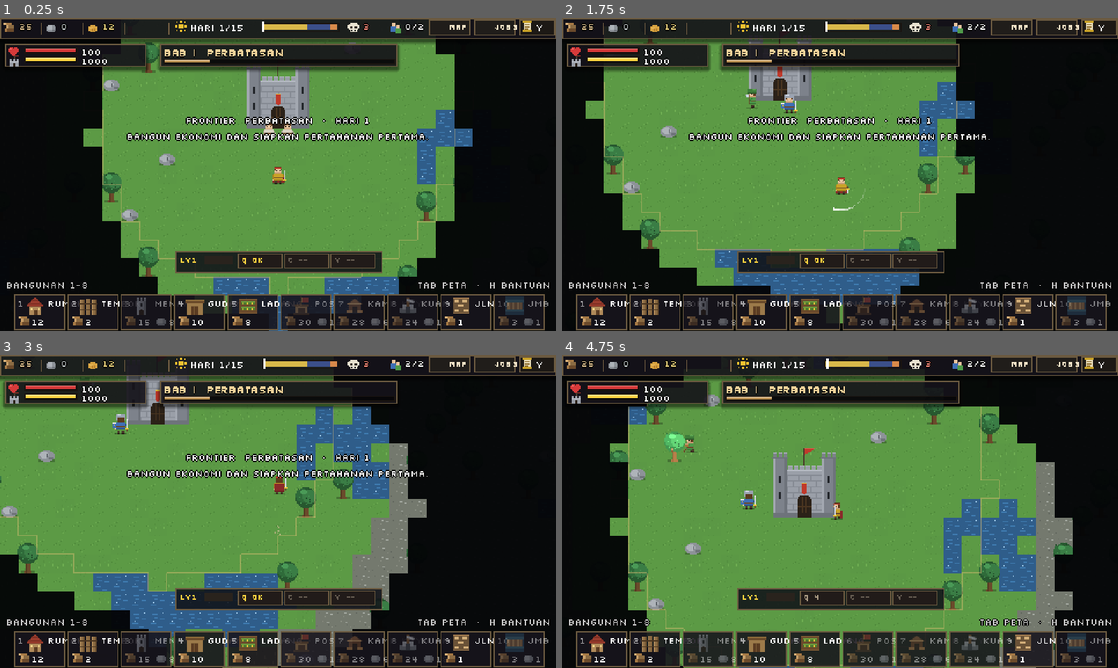
Above: before the commit, frames 1-4 (two rows, left to right).
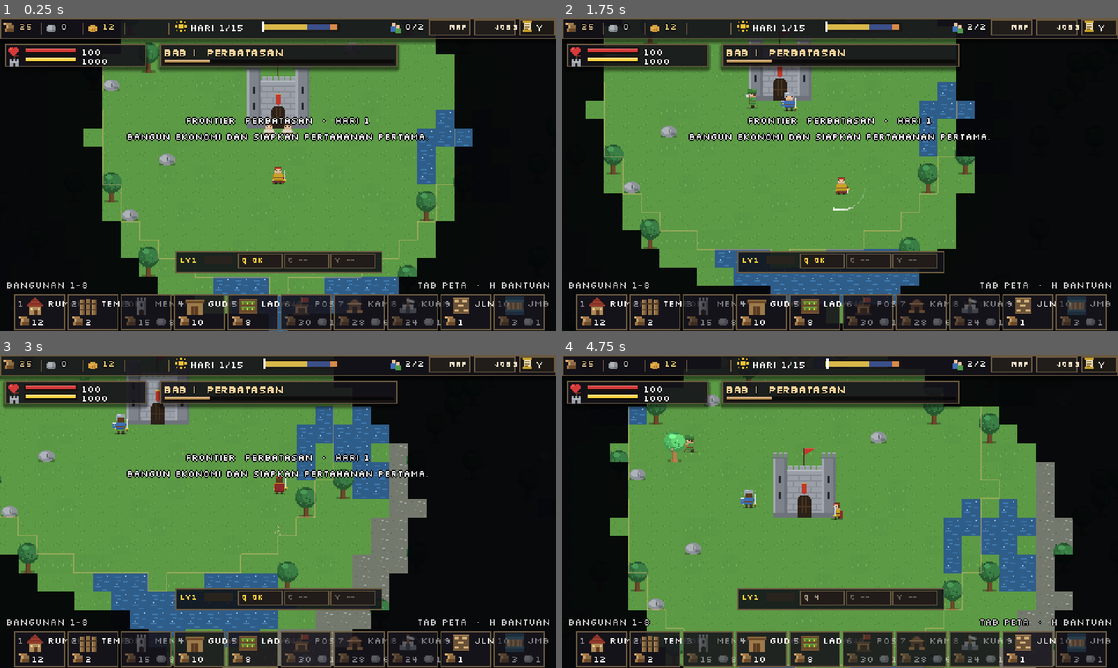
Above: after the commit, the same moments.

Repository: shimleabyte/hold-the-keep
Game: Godot game, scene res://scenes/main.tscn
Two runs of this game, one before a commit and one after it. Both use one fixed random seed, a clock stepped at 60 frames per second and the inputs below.
Inputs (mouse positions are in pixels of both pictures, inside the frame that each line leads up to):
- Up to frame 1 (0.25 s): no input
- Up to frame 2 (1.75 s): tap Enter at 0.5 s; move the mouse to (962, 158) at 0.52 s; hold D (move_right) 0.53-1.28 s; hold F (attack) 0.53-1.28 s; click (962, 158) at 0.67 s; tap Space at 0.77, 1.52 s; tap R at 0.8, 1.35 s; move the mouse to (728, 190) at 1.27 s; hold S (move_down) from 1.28 s (still down); tap F (attack) at 1.55 s
- Up to frame 3 (3 s): move the mouse to (333, 442) at 2.02 s; release S (move_down) at 2.03 s; hold D (move_right) 2.03-2.78 s; tap C (ability_cleave) at 2.1 s; tap R at 2.3 s; move the mouse to (250, 574) at 2.77 s; hold W (move_up) from 2.78 s (still down); tap Q (ability_dash) at 2.85 s; click (250, 574) at 2.92 s
- Up to frame 4 (4.75 s): tap Space at 3.02, 3.77, 4.52 s; tap F (attack) at 3.05, 4.35 s; move the mouse to (1006, 558) at 3.52 s; release W (move_up) at 3.53 s; hold A (move_left) from 3.53 s (still down); tap V (ability_rally) at 3.6 s; tap R at 3.8 s; move the mouse to (673, 464) at 4.27 s

The runs differ from the first frame. In frame 1, less than 0.1% of the frame differs, in the area x 62-67%, y 1-5%; in frame 2, 0.2%, in the area x 39-67%, y 1-31%; in frame 3, less than 0.1%; in frame 4, 0.1%.
Error after the commit: Parse Error: Identifier "saboteur_nav" not declared in the current scope. (res://scripts/entities/enemy.gd:330)

Commit message:
Extract Scout marking and faction target behavior component

Diff:
--- /dev/null
+++ b/scripts/behaviors/scout_behavior.gd
@@ -0,0 +1,179 @@
+extends RefCounted
+## Scout target acquisition, telegraphed marking, faction-only sharing and expiry policy.
+
+const ENEMY_TARGETING := preload("res://scripts/systems/enemy_targeting.gd")
+
+var actor
+
+var mark_range := 142.0
+var preferred_range := 96.0
+var windup_duration := 0.68
+var mark_duration := 5.4
+var mark_cooldown_duration := 8.4
+var share_radius := 190.0
+
+var windup_timer := 0.0
+var windup_target: Node2D
+var mark_target: Node2D
+var mark_timer := 0.0
+var mark_cooldown := 0.0
+
+
+func configure(owner, data: Dictionary) -> void:
+    actor = owner
+    mark_range = clampf(float(data.get("scout_mark_range", 142.0)), 80.0, 190.0)
+    preferred_range = clampf(float(data.get("scout_preferred_range", 96.0)), 56.0, 140.0)
+    windup_duration = clampf(float(data.get("scout_windup", 0.68)), 0.25, 1.5)
+    mark_duration = clampf(float(data.get("scout_mark_duration", 5.4)), 2.5, 10.0)
+    mark_cooldown_duration = clampf(float(data.get("scout_mark_cooldown", 8.4)), 4.0, 18.0)
+    share_radius = clampf(float(data.get("scout_share_radius", 190.0)), 80.0, 280.0)
+    reset()
+
+
+func reset() -> void:
+    windup_timer = 0.0
+    windup_target = null
+    mark_target = null
+    mark_timer = 0.0
+    mark_cooldown = 0.0
+
+
+func advance_timers(delta: float) -> void:
+    mark_timer = maxf(0.0, mark_timer - delta)
+    mark_cooldown = maxf(0.0, mark_cooldown - delta)
+    if mark_timer <= 0.0 or not is_instance_valid(mark_target):
+        mark_timer = 0.0
+        mark_target = null
+
+
+func nearest_target() -> Node2D:
+    var candidates: Array = actor.get_tree().get_nodes_in_group("defenders")
+    if actor.player != null and is_instance_valid(actor.player):
+        candidates.append(actor.player)
+    var leash_center: Vector2 = actor.guard_origin if actor.is_garrison else Vector2.ZERO
+    var leash_radius := 175.0 if actor.is_garrison else 0.0
+    return ENEMY_TARGETING.nearest(actor, candidates, mark_range, leash_center, leash_radius)
+
+
+func tick(delta: float) -> void:
+    if windup_timer > 0.0:
+        var pending_target: Node2D = windup_target
+        if pending_target == null or not is_instance_valid(pending_target) or not pending_target.visible or actor.position.distance_to(pending_target.position) > mark_range + 24.0:
+            windup_timer = 0.0
+            windup_target = null
+            mark_cooldown = minf(mark_cooldown, 0.8)
+            actor.queue_redraw()
+        else:
+            var windup_direction: Vector2 = pending_target.position - actor.position
+            if windup_direction.length_squared() > 0.01:
+                actor.anim.face(windup_direction)
+            actor._moving = false
+            windup_timer = maxf(0.0, windup_timer - delta)
+            if windup_timer <= 0.0:
+                _release_mark(pending_target)
+            actor.queue_redraw()
+            return
+
+    var target: Node2D = null
+    if mark_timer > 0.0 and is_instance_valid(mark_target):
+        target = mark_target
+    else:
+        target = nearest_target()
+
+    if target == null:
+        if actor.is_garrison:
+            if actor.position.distance_to(actor.guard_origin) > 16.0:
+                actor._move_toward(actor.guard_origin, delta)
+        else:
+            actor._tick_flow(delta)
+        return
+
+    var to_target: Vector2 = target.position - actor.position
+    var distance: float = to_target.length()
+    var direction: Vector2 = to_target.normalized() if distance > 0.01 else Vector2.DOWN
+
+    if mark_timer <= 0.0 and mark_cooldown <= 0.0 and distance <= mark_range:
+        windup_target = target
+        windup_timer = windup_duration
+        actor.anim.face(direction)
+        Events.fx_burst.emit("dust", actor.position + Vector2(0, -3), -direction, 0.65)
+        actor.queue_redraw()
+        return
+
+    if distance < preferred_range - 14.0:
+        actor._move_toward(actor.position - direction * 36.0, delta)
+    elif distance > preferred_range + 18.0:
+        actor._move_toward(target.position - direction * preferred_range, delta)
+    else:
+        actor._moving = false
+
+
+func _release_mark(target: Node2D) -> void:
+    if target == null or not is_instance_valid(target) or not target.visible:
+        windup_timer = 0.0
+        windup_target = null
+        return
+    windup_timer = 0.0
+    windup_target = null
+    mark_target = target
+    mark_timer = mark_duration
+    mark_cooldown = mark_cooldown_duration
+    var rally_position: Vector2 = target.global_position + Vector2(0, -8)
+    Events.fx_burst.emit("rally", rally_position, Vector2.ZERO, 1.0)
+
+    for ally in actor.get_tree().get_nodes_in_group("enemies"):
+        if ally == actor or not is_instance_valid(ally) or not (ally is Node2D):
+            continue
+        var enemy_ally := ally as Node2D
+        if String(enemy_ally.get("faction_id")) != String(actor.faction_id):
+            continue
+        if actor.global_position.distance_to(enemy_ally.global_position) > share_radius:
+            continue
+        if enemy_ally.has_method("apply_scout_mark"):
+            enemy_ally.apply_scout_mark(target, mark_duration)
+    actor.queue_redraw()
+
+
+func apply_mark(target: Node2D, duration: float) -> void:
+    if target == null or not is_instance_valid(target) or not target.visible or duration <= 0.0:
+        return
+    if mark_timer > 0.0 and is_instance_valid(mark_target) and mark_target != target:
+        return
+    mark_target = target
+    mark_timer = maxf(mark_timer, minf(duration, 10.0))
+    actor.queue_redraw()
+
+
+func valid_mark(max_distance: float) -> Node2D:
+    if mark_timer <= 0.0 or mark_target == null or not is_instance_valid(mark_target):
+        return null
+    if not mark_target.visible:
+        return null
+    if actor.position.distance_to(mark_target.position) > max_distance:
+        return null
+    if actor.is_garrison and mark_target.position.distance_to(actor.guard_origin) > 175.0:
+        return null
+    return mark_target
+
+
+func interrupt() -> void:
+    if windup_timer <= 0.0:
+        return
+    windup_timer = 0.0
+    windup_target = null
+    mark_cooldown = maxf(mark_cooldown, 1.2)
+    actor.queue_redraw()
+
+
+func draw_telegraph(canvas: CanvasItem, frame_height: int, scout_color: Color) -> void:
+    canvas.draw_line(Vector2(-4, -15), Vector2(0, -19), scout_color, 1.5)
+    canvas.draw_line(Vector2(0, -19), Vector2(4, -15), scout_color, 1.5)
+    var marker_target: Node2D = windup_target if windup_timer > 0.0 else mark_target
+    if marker_target == null or not is_instance_valid(marker_target):
+        return
+    var marker_center: Vector2 = marker_target.global_position - actor.global_position + Vector2(0, -8)
+    var marker_color := Color("#efca78") if windup_timer > 0.0 else Color("#d99b45")
+    canvas.draw_line(Vector2(0, -frame_height - 5), marker_center, marker_color, 1.0)
+    canvas.draw_arc(marker_center, 10.0, 0.0, TAU, 12, marker_color, 1.5)
+    if windup_timer > 0.0:
+        canvas.draw_arc(Vector2(0, -frame_height - 8), 5.0, 0.0, TAU, 8, Color("#efca78"), 1.5)
--- a/scripts/entities/enemy.gd
+++ b/scripts/entities/enemy.gd
@@ -9,6 +9,7 @@
 const ENEMY_SUPPORT := preload("res://scripts/systems/enemy_support.gd")
 const BeastRiderBehavior := preload("res://scripts/behaviors/beast_rider_behavior.gd")
 const ShieldbearerBehavior := preload("res://scripts/behaviors/shieldbearer_behavior.gd")
+const ScoutBehavior := preload("res://scripts/behaviors/scout_behavior.gd")
 const TEXTURES := {
     "bandit": preload("res://assets/sprites/enemy_bandit.svg"),
     "wolf": preload("res://assets/sprites/enemy_wolf.svg"),
@@ -107,12 +108,7 @@
 var stagger_resistance := 0.0
 var structure_damage_mult := 1.0
 var shield_behavior = ShieldbearerBehavior.new()
-var scout_mark_range := 142.0
-var scout_preferred_range := 96.0
-var scout_windup_duration := 0.68
-var scout_mark_duration := 5.4
-var scout_mark_cooldown_duration := 8.4
-var scout_share_radius := 190.0
+var scout_behavior = ScoutBehavior.new()
 var saboteur_scan_range := 460.0
 var saboteur_scan_interval := 1.25
 var saboteur_windup_duration := 0.85
@@ -143,12 +139,6 @@
 var _pounce_windup_t := 0.0
 var _pounce_t := 0.0
 var _pounce_dir := Vector2.ZERO
-var _scout_windup_t := 0.0
-var _scout_windup_target: Node2D
-var _scout_mark_target: Node2D
-var _scout_mark_t := 0.0
-var _scout_mark_cd := 0.0
-var saboteur_nav
 var _saboteur_target: Node2D
 var _saboteur_scan_t := 0.0
 var _saboteur_scan_cursor := 0
@@ -202,12 +192,6 @@
     armor = clampf(float(data.get("armor", 0.0)), 0.0, 0.8)
     stagger_resistance = clampf(float(data.get("stagger_resistance", 0.0)), 0.0, 0.9)
     structure_damage_mult = maxf(1.0, float(data.get("structure_damage_mult", 1.0)))
-    scout_mark_range = clampf(float(data.get("scout_mark_range", 142.0)), 80.0, 190.0)
-    scout_preferred_range = clampf(float(data.get("scout_preferred_range", 96.0)), 56.0, 140.0)
-    scout_windup_duration = clampf(float(data.get("scout_windup", 0.68)), 0.25, 1.5)
-    scout_mark_duration = clampf(float(data.get("scout_mark_duration", 5.4)), 2.5, 10.0)
-    scout_mark_cooldown_duration = clampf(float(data.get("scout_mark_cooldown", 8.4)), 4.0, 18.0)
-    scout_share_radius = clampf(float(data.get("scout_share_radius", 190.0)), 80.0, 280.0)
     saboteur_scan_range = clampf(float(data.get("saboteur_scan_range", 460.0)), 160.0, 720.0)
     saboteur_scan_interval = clampf(float(data.get("saboteur_scan_interval", 1.25)), 0.4, 4.0)
     saboteur_windup_duration = clampf(float(data.get("saboteur_windup", 0.85)), 0.35, 1.8)
@@ -237,11 +221,6 @@
     _saboteur_path_index = 0
     _saboteur_path_version = -1
     _saboteur_repath_t = 0.0
-    _scout_windup_t = 0.0
-    _scout_windup_target = null
-    _scout_mark_target = null
-    _scout_mark_t = 0.0
-    _scout_mark_cd = 0.0
     is_patrol = false
     is_supply_raider = false
     is_faction_raider = false
@@ -275,6 +254,7 @@
     player = player_ref
     beast_behavior.configure(self, data)
     shield_behavior.configure(self, data, SHIELD_TARGET_RANGE)
+    scout_behavior.configure(self, data)
     _offset = Vector2(randf_range(-4.0, 4.0), randf_range(-3.0, 3.0))
     _tex = TEXTURES.get(id, TEXTURES["bandit"])
     _fw = int(_tex.get_width() / float(SpriteAnim.FRAMES))
@@ -378,19 +358,13 @@
     _siege_cd = maxf(0.0, _siege_cd - delta)
     _siege_repath_t = maxf(0.0, _siege_repath_t - delta)
     beast_behavior.advance_timers(delta)
-    _scout_mark_t = maxf(0.0, _scout_mark_t - delta)
-    _scout_mark_cd = maxf(0.0, _scout_mark_cd - delta)
-    if _scout_mark_t <= 0.0 or not is_instance_valid(_scout_mark_target):
-        _scout_mark_t = 0.0
-        _scout_mark_target = null
+    scout_behavior.advance_timers(delta)
     _resolve_pending(delta)
     _moving = false
 
     if _stagger_t > 0.0:
-        if archetype == "scout" and _scout_windup_t > 0.0:
-            _scout_windup_t = 0.0
-            _scout_windup_target = null
-            _scout_mark_cd = maxf(_scout_mark_cd, 1.2)
+        if archetype == "scout":
+            scout_behavior.interrupt()
         _stagger_t = maxf(0.0, _stagger_t - delta)
         _update_anim(delta)
         queue_redraw()
@@ -1009,117 +983,19 @@
 
 
 func _nearest_scout_target() -> Node2D:
-    var candidates := get_tree().get_nodes_in_group("defenders")
-    if player != null and is_instance_valid(player):
-        candidates.append(player)
-    return ENEMY_TARGETING.nearest(
-        self,
-        candidates,
-        scout_mark_range,
-        guard_origin if is_garrison else Vector2.ZERO,
-        175.0 if is_garrison else 0.0
-    )
+    return scout_behavior.nearest_target()
 
 
 func _tick_scout(delta: float) -> void:
-    if _scout_windup_t > 0.0:
-        var windup_target := _scout_windup_target
-        if windup_target == null or not is_instance_valid(windup_target) or not windup_target.visible or position.distance_to(windup_target.position) > scout_mark_range + 24.0:
-            _scout_windup_t = 0.0
-            _scout_windup_target = null
-            _scout_mark_cd = minf(_scout_mark_cd, 0.8)
-            queue_redraw()
-        else:
-            var windup_direction := windup_target.position - position
-            if windup_direction.length_squared() > 0.01:
-                anim.face(windup_direction)
-            _moving = false
-            _scout_windup_t = maxf(0.0, _scout_windup_t - delta)
-            if _scout_windup_t <= 0.0:
-                _release_scout_mark(windup_target)
-            queue_redraw()
-            return
-
-    var target: Node2D = null
-    if _scout_mark_t > 0.0 and is_instance_valid(_scout_mark_target):
-        target = _scout_mark_target
-    else:
-        target = _nearest_scout_target()
-
-    if target == null:
-        if is_garrison:
-            if position.distance_to(guard_origin) > 16.0:
-                _move_toward(guard_origin, delta)
-        else:
-            _tick_flow(delta)
-        return
-
-    var to_target := target.position - position
-    var distance := to_target.length()
-    var direction := to_target.normalized() if distance > 0.01 else Vector2.DOWN
-
-    if _scout_mark_t <= 0.0 and _scout_mark_cd <= 0.0 and distance <= scout_mark_range:
-        _scout_windup_target = target
-        _scout_windup_t = scout_windup_duration
-        anim.face(direction)
-        Events.fx_burst.emit("dust", position + Vector2(0, -3), -direction, 0.65)
-        queue_redraw()
-        return
-
-    if distance < scout_preferred_range - 14.0:
-        _move_toward(position - direction * 36.0, delta)
-    elif distance > scout_preferred_range + 18.0:
-        _move_toward(target.position - direction * scout_preferred_range, delta)
-    else:
-        _moving = false
-
-
-func _release_scout_mark(target: Node2D) -> void:
-    if target == null or not is_instance_valid(target) or not target.visible:
-        _scout_windup_t = 0.0
-        _scout_windup_target = null
-        return
-    _scout_windup_t = 0.0
-    _scout_windup_target = null
-    _scout_mark_target = target
-    _scout_mark_t = scout_mark_duration
-    _scout_mark_cd = scout_mark_cooldown_duration
-    var target_position := target.global_position + Vector2(0, -8)
-    Events.fx_burst.emit("rally", target_position, Vector2.ZERO, 1.0)
-
-    for ally in get_tree().get_nodes_in_group("enemies"):
-        if ally == self or not is_instance_valid(ally) or not (ally is Node2D):
-            continue
-        var enemy_ally := ally as Node2D
-        if String(enemy_ally.get("faction_id")) != faction_id:
-            continue
-        if global_position.distance_to(enemy_ally.global_position) > scout_share_radius:
-            continue
-        if enemy_ally.has_method("apply_scout_mark"):
-            enemy_ally.apply_scout_mark(target, scout_mark_duration)
-    queue_redraw()
+    scout_behavior.tick(delta)
 
 
 func apply_scout_mark(target: Node2D, duration: float) -> void:
-    if target == null or not is_instance_valid(target) or not target.visible or duration <= 0.0:
-        return
-    if _scout_mark_t > 0.0 and is_instance_valid(_scout_mark_target) and _scout_mark_target != target:
-        return
-    _scout_mark_target = target
-    _scout_mark_t = maxf(_scout_mark_t, minf(duration, 10.0))
-    queue_redraw()
+    scout_behavior.apply_mark(target, duration)
 
 
 func _valid_scout_mark(max_distance: float) -> Node2D:
-    if _scout_mark_t <= 0.0 or _scout_mark_target == null or not is_instance_valid(_scout_mark_target):
-        return null
-    if not _scout_mark_target.visible:
-        return null
-    if position.distance_to(_scout_mark_target.position) > max_distance:
-        return null
-    if is_garrison and _scout_mark_target.position.distance_to(guard_origin) > 175.0:
-        return null
-    return _scout_mark_target
+    return scout_behavior.valid_mark(max_distance)
 
 
 func _tick_marked_target(delta: float) -> bool:
@@ -1300,10 +1176,8 @@
     _pounce_t = 0.0
     if archetype == "shieldbearer":
         shield_behavior.interrupt()
-    if archetype == "scout" and _scout_windup_t > 0.0:
-        _scout_windup_t = 0.0
-        _scout_windup_target = null
-        _scout_mark_cd = maxf(_scout_mark_cd, 1.2)
+    if archetype == "scout":
+        scout_behavior.interrupt()
     if archetype == "saboteur" and _saboteur_windup_t > 0.0:
         _saboteur_windup_t = 0.0
         _saboteur_target = null
@@ -1512,16 +1386,7 @@
             Color("#ffb347"), 2.0)
     match archetype:
         "scout":
-            draw_line(Vector2(-4, -15), Vector2(0, -19), color, 1.5)
-            draw_line(Vector2(0, -19), Vector2(4, -15), color, 1.5)
-            var scout_target: Node2D = _scout_windup_target if _scout_windup_t > 0.0 else _scout_mark_target
-            if scout_target != null and is_instance_valid(scout_target):
-                var marker_center := scout_target.global_position - global_position + Vector2(0, -8)
-                var marker_color := Color("#efca78") if _scout_windup_t > 0.0 else Color("#d99b45")
-                draw_line(Vector2(0, -_fh - 5), marker_center, marker_color, 1.0)
-                draw_arc(marker_center, 10.0, 0.0, TAU, 12, marker_color, 1.5)
-            if _scout_windup_t > 0.0:
-                draw_arc(Vector2(0, -_fh - 8), 5.0, 0.0, TAU, 8, Color("#efca78"), 1.5)
+            scout_behavior.draw_telegraph(self, _fh, color)
         "shieldbearer":
             draw_rect(Rect2(-11, -14, 5, 10), color, false, 1.5)
             draw_line(Vector2(-11, -10), Vector2(-6, -10), color, 1.0)
--- a/tests/scout_marking.gd
+++ b/tests/scout_marking.gd
@@ -47,18 +47,18 @@
 
     # Scout exposes a readable wind-up before publishing a shared target.
     scout._tick_scout(0.016)
-    assert(scout._scout_windup_t > 0.0, "Scout must telegraph before marking")
-    assert(scout._scout_windup_target == player, "Scout must select the nearest visible defender")
-    scout._tick_scout(scout.scout_windup_duration + 0.01)
-    assert(scout._scout_mark_target == player and scout._scout_mark_t > 0.0,
+    assert(scout.scout_behavior.windup_timer > 0.0, "Scout must telegraph before marking")
+    assert(scout.scout_behavior.windup_target == player, "Scout must select the nearest visible defender")
+    scout._tick_scout(scout.scout_behavior.windup_duration + 0.01)
+    assert(scout.scout_behavior.mark_target == player and scout.scout_behavior.mark_timer > 0.0,
         "Completed wind-up must mark its target for a finite duration")
 
     # Only same-faction allies inside the bounded share radius inherit the mark.
-    assert(ally._scout_mark_target == player and ally._scout_mark_t > 0.0,
+    assert(ally.scout_behavior.mark_target == player and ally.scout_behavior.mark_timer > 0.0,
         "Nearby same-faction allies must receive the Scout's target")
-    assert(ranged_ally._scout_mark_target == player and ranged_ally._scout_mark_t > 0.0,
+    assert(ranged_ally.scout_behavior.mark_target == player and ranged_ally.scout_behavior.mark_timer > 0.0,
         "A nearby same-faction ranged ally must receive the target")
-    assert(rival._scout_mark_target == null and rival._scout_mark_t == 0.0,
+    assert(rival.scout_behavior.mark_target == null and rival.scout_behavior.mark_timer == 0.0,
         "A different faction must not inherit the Scout's mark")
 
     # Marked targets outrank nearer alternatives; melee focus expires normally.
@@ -68,12 +68,12 @@
         "Ranged allies must prioritize the marked target over a closer defender")
     assert(ally._tick_marked_target(0.1) and ally._moving,
         "Marked melee allies must move to focus the designated target")
-    ally._scout_mark_t = 0.0
-    ally._scout_mark_target = null
+    ally.scout_behavior.mark_timer = 0.0
+    ally.scout_behavior.mark_target = null
     assert(not ally._tick_marked_target(0.1),
         "Normal melee behavior must resume after mark expiry")
-    ranged_ally._scout_mark_t = 0.0
-    ranged_ally._scout_mark_target = null
+    ranged_ally.scout_behavior.mark_timer = 0.0
+    ranged_ally.scout_behavior.mark_target = null
     assert(ranged_ally._nearest_ranged_target() == closer_soldier,
         "Normal ranged target selection must resume after mark expiry")
 
@@ -81,25 +81,25 @@
     var interrupted_scout = _spawn_enemy(main, data_db.enemies["enemy_scout"],
         "greenwood_raiders", player.global_position + Vector2(-100, 0))
     interrupted_scout._tick_scout(0.016)
-    assert(interrupted_scout._scout_windup_t > 0.0, "Interrupt test must enter wind-up")
+    assert(interrupted_scout.scout_behavior.windup_timer > 0.0, "Interrupt test must enter wind-up")
     interrupted_scout.apply_stagger(0.6)
-    assert(interrupted_scout._scout_windup_t == 0.0
-        and interrupted_scout._scout_windup_target == null,
+    assert(interrupted_scout.scout_behavior.windup_timer == 0.0
+        and interrupted_scout.scout_behavior.windup_target == null,
         "Stagger must cancel an unfinished Scout mark")
-    assert(interrupted_scout._scout_mark_cd > 0.0,
+    assert(interrupted_scout.scout_behavior.mark_cooldown > 0.0,
         "Interrupted Scout must not immediately restart its mark")
 
     # Moving the selected defender away cancels the wind-up without publishing a mark.
     var baited_scout = _spawn_enemy(main, data_db.enemies["enemy_scout"],
         "greenwood_raiders", player.global_position + Vector2(0, 100))
     baited_scout._tick_scout(0.016)
-    assert(baited_scout._scout_windup_t > 0.0, "Disengage test must enter wind-up")
-    var bait_target: Node2D = baited_scout._scout_windup_target
+    assert(baited_scout.scout_behavior.windup_timer > 0.0, "Disengage test must enter wind-up")
+    var bait_target: Node2D = baited_scout.scout_behavior.windup_target
     bait_target.global_position += Vector2(500, 0)
     baited_scout._tick_scout(0.016)
-    assert(baited_scout._scout_windup_t == 0.0,
+    assert(baited_scout.scout_behavior.windup_timer == 0.0,
         "Scout must cancel the callout when its target leaves marking range")
-    assert(baited_scout._scout_mark_target == null,
+    assert(baited_scout.scout_behavior.mark_target == null,
         "A cancelled callout must not distribute a mark")
 
     print("PASS: Scout mark telegraph, same-faction sharing, bounded focus priority, expiry, stagger interruption and target disengage")
